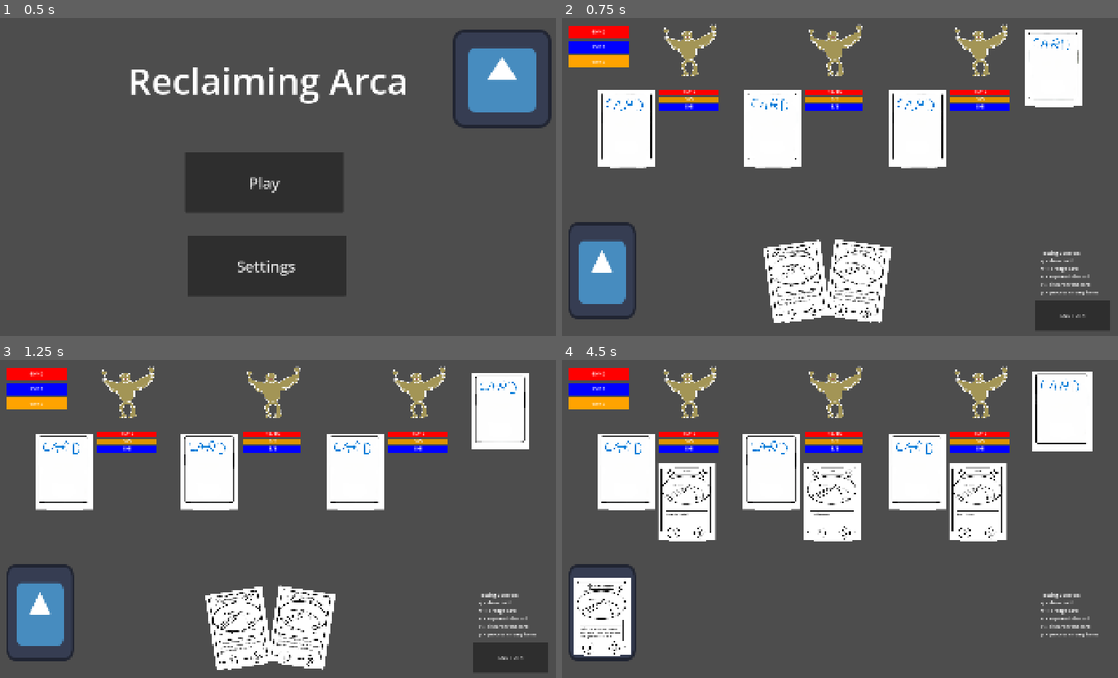
Above: before the commit, frames 1-4 (two rows, left to right).
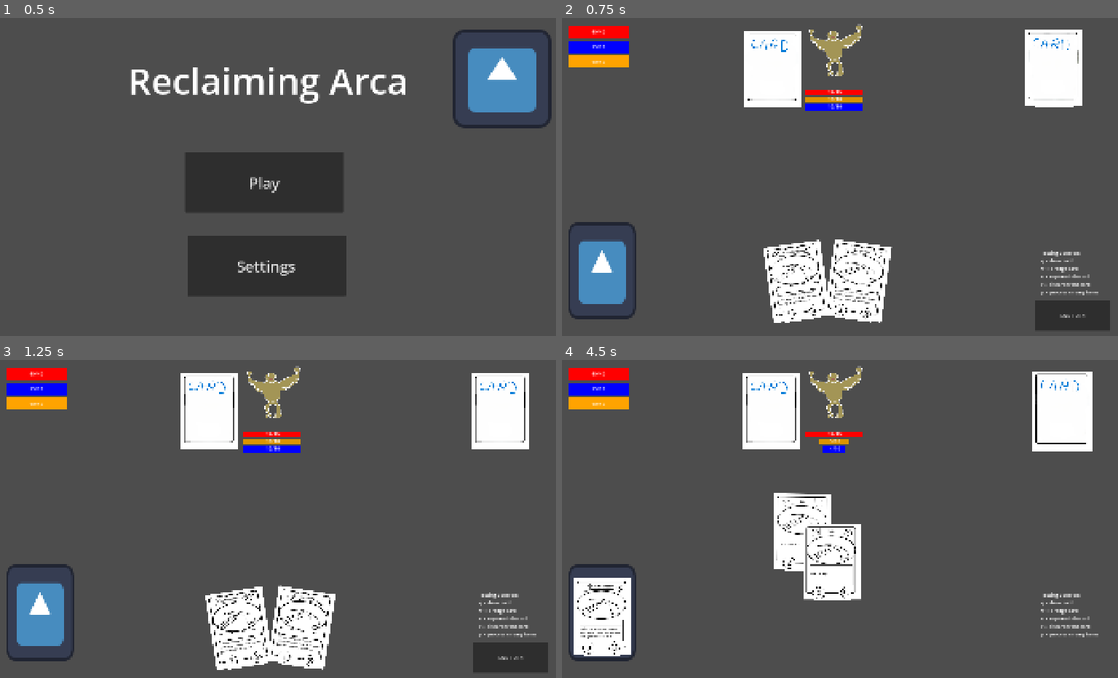
Above: after the commit, the same moments.

Repository: idealmonke/2.5d-test
Game: Godot game, scene res://game_data/scenes/Main_Menu.tscn
Same seed, same stepped clock (60 frames per second), same inputs: the game is played once before the commit and once after it. The engine's default icon, where the game draws it, is replaced by a stand-in: a white triangle on a blue panel in a dark square.
Inputs (mouse positions are in pixels of both pictures, inside the frame that each line leads up to):
- Up to frame 1 (0.5 s): no input
- Up to frame 2 (0.75 s): click "Play" at 0.5 s
- Up to frame 3 (1.25 s): no input
- Up to frame 4 (4.5 s): click "END TURN" at 1.25 s; tap Enter at 2 s; drag from (600, 611) to (1062, 410) at 2.02 s; drag from (1062, 410) to (600, 611) at 2.77 s; move the mouse to (1062, 407) at 3.52 s; hold W 3.53-4.25 s; tap R at 3.6 s; click (1062, 407) at 3.67 s; tap Space at 4.25 s; drag from (1062, 410) to (600, 617) at 4.27 s

Frame 1 is identical in both runs. In frame 2, 11% of the frame differs, in the area x 6-81%, y 1-48%; in frame 3, 11%; in frame 4, 21%, in the area x 6-81%, y 1-76%.

Commit message:
enemies / enemy card full turn cycle completed

Diff:
--- a/game_data/battle_config.tres
+++ b/game_data/battle_config.tres
@@ -1,10 +1,10 @@
-[gd_resource type="Resource" script_class="battle_config" format=3 uid="uid://ho0yaixa65ro"]
+[gd_resource type="Resource" script_class="battle_config" format=3 uid="uid://c0batx62tj38s"]
 
 [ext_resource type="Resource" uid="uid://bfow5mjt2qwkc" path="res://game_data/player_data/party_data/Starter1.tres" id="1_d2gtx"]
 [ext_resource type="Script" uid="uid://dpmb6l2ednj1l" path="res://game_data/battle_config.gd" id="2_krdy4"]
 
 [resource]
 script = ExtResource("2_krdy4")
-enemyIDs = Array[int]([1, 1, 1])
+enemyIDs = Array[int]([-1, 1, -1])
 party = ExtResource("1_d2gtx")
 metadata/_custom_type_script = "uid://dpmb6l2ednj1l"
--- a/game_data/enemies/card_data/knaw.tres
+++ b/game_data/enemies/card_data/knaw.tres
@@ -7,7 +7,7 @@
 script = ExtResource("1_tm1w8")
 mana_cost = 1
 stamina_cost = 3
-ability_desc = "knaws the head off"
+ability_desc = "Deal 5 Damage"
 card_name = "knaw"
 card_art = ExtResource("1_isu5f")
 card_id = 2
--- a/game_data/enemies/enemy.gd
+++ b/game_data/enemies/enemy.gd
@@ -108,6 +108,7 @@
 	_update_stat_bars()
 
 func _upkeep_regen_mana() -> void:
+	print(str(current_mana) +" "+str(mana_regen))
 	current_mana += mana_regen
 	if current_mana > max_mana:
 		current_mana = max_mana
@@ -167,6 +168,8 @@
 	max_stamina = data.max_stamina
 	max_mana = data.max_mana
 
+	mana_regen = data.mana_regen
+
 	current_health = max_health
 	current_mana = max_mana
 	current_stamina = max_stamina
@@ -207,14 +210,12 @@
 
 	print("processing turn for enemy # "+str(idx))
 
-	hand.draw_hand(1)
-	#hand.play_hand()
-
-	#await get_tree().create_timer(1.0).timeout
-
-	# End of Turn
-	#hand.replenish_hand()
-	await get_tree().create_timer(1.0).timeout
+	hand.draw_hand(3)
+
+	await hand.play_hand()
+
+	hand.replenish_hand()
+
 
 func is_full_health() -> bool:
 	if max_health == current_health:
--- a/game_data/enemies/enemy_card.gd
+++ b/game_data/enemies/enemy_card.gd
@@ -29,7 +29,9 @@
 @export var slow_lerp: int = 20
 @export var rotate_lerp: int = 12
 var location_offset: Vector2
-var playing_target: Vector2 = (screen_size/2) + Vector2(0,300)
+var playing_target: Vector2
+
+var rotation_offset
 
 # tyler's bleh variables
 var screen_size: Vector2
@@ -57,21 +59,33 @@
 func _process(delta: float) -> void:
 	match interactable_state:
 		COMMON_ENUMS.ENEMY_CARD_STATE.PLAYING:
+			z_index = 15
+
 			if global_position.distance_to(playing_target) > 1:
 				global_position = global_position.lerp(playing_target, slow_lerp * delta)
 			else:
 				global_position = playing_target
+
+			rotation = 0
 		COMMON_ENUMS.ENEMY_CARD_STATE.HAND:
+			z_index = 10
+
 			var target = hand_location + location_offset
 			if global_position.distance_to(target) > 1:
 				global_position = global_position.lerp(target, slow_lerp * delta)
 			else:
 				global_position = target
+
+			rotation = lerp_angle(rotation, rotation_offset, rotate_lerp * delta)
 		COMMON_ENUMS.ENEMY_CARD_STATE.LIBRARY:
+			z_index = 0
+
 			if global_position.distance_to(library_location) > 1:
 				global_position = global_position.lerp(library_location, slow_lerp * delta)
 			else:
 				global_position = library_location
+
+			rotation = 0
 
 func _late_setup() -> void:
 	#intialize controller and data
@@ -83,6 +97,7 @@
 	card_mana_cost_label.hide()
 	card_stamina_cost_label.hide()
 	card_ability_label.hide()
+
 
 func set_front() -> void:
 	card_main_frame.texture = load("res://game_data/skill_cards/card_art/Blank_Card.png")
@@ -111,8 +126,9 @@
 	stamina_cost = resource_data.stamina_cost
 
 	#temp as well ig
-	library_location = BattleController.data.enemy_locations[idx]+Vector2(-200,200)
-	hand_location = BattleController.data.enemy_locations[idx]+Vector2(0,300)
+	library_location = BattleController.data.enemy_locations[idx]+Vector2(-200,0)
+	hand_location = BattleController.data.enemy_locations[idx]+Vector2(-100,400)
+	playing_target  =  BattleController.data.enemy_locations[idx]+Vector2(0,500)
 
 	_update_text()
 	set_back()
--- a/game_data/enemies/enemy_data/harpy.tres
+++ b/game_data/enemies/enemy_data/harpy.tres
@@ -8,8 +8,8 @@
 enemy_id = 1
 enemy_name = "harpy"
 max_health = 15
-max_stamina = 5
-max_mana = 5
-mana_regen = 1
-card_ids = Array[int]([1, 2])
+max_stamina = 10
+max_mana = 10
+mana_regen = 5
+card_ids = Array[int]([1, 1, 1, 2])
 art = ExtResource("1_ihtkf")
--- a/game_data/enemies/enemy_hand.gd
+++ b/game_data/enemies/enemy_hand.gd
@@ -6,8 +6,9 @@
 var library: enemy_library
 
 @export var card_width: int = 200
-@export var max_hand_width: int = 550
+@export var max_hand_width: int = 350
 @export var arc_height: int = 50
+@export var max_tilt_degrees: int = 15
 
 func _ready() -> void:
 	pass
@@ -40,20 +41,66 @@
 
 func replenish_card(card: enemy_card) -> void:
 	card.set_back()
+	card.interactable_state = COMMON_ENUMS.ENEMY_CARD_STATE.LIBRARY
 	library.replenish_card(card)
-	hand.pop_at(hand.find(card))
+	#hand.pop_at(hand.find(card))
 
 func play_card() -> enemy_card:
-	var valid_cards: Array[enemy_card] = hand.filter(func(card: enemy_card): return card.stamina_cost <= enemy_self.get_stamina())
+	var valid_cards: Array[enemy_card] = hand.filter(func(card: enemy_card): return card.stamina_cost <= enemy_self.get_stamina() && card.mana_cost <= enemy_self.get_mana())
 	if valid_cards.is_empty():
 		return null
-	var card: enemy_card = valid_cards.pick_random()
+	var card_to_play: enemy_card = valid_cards.pick_random()
+
+	#hand.erase(card_to_play)
+	hand.erase(card_to_play)
+
+	enemy_self.expend_mana(card_to_play.mana_cost)
+	enemy_self.expend_stamina(card_to_play.stamina_cost)
+
+	card_to_play.interactable_state = COMMON_ENUMS.ENEMY_CARD_STATE.PLAYING;
+	_set_hand_offset()
+
 	#TODO: activate card
-	return card
+	return card_to_play
 
 func play_hand() -> void:
-	while play_card() != null:
-		await get_tree().create_timer(1.0).timeout
+	var done = false
+
+	while not done:
+		await BattleController.get_tree().create_timer(1.0).timeout
+		var card = play_card()
+		if(!card):
+			done = true
+			return
+
+		await BattleController.get_tree().create_timer(1.0).timeout
+		replenish_card(card)
+
+#
+#func _set_hand_offset() -> void:
+	#var count = hand.size()
+	#
+	#if count == 0:
+		#return
+	#if count == 1:
+		#hand[0].location_offset = Vector2.ZERO
+		##hand[0].rotation_offset = 0.0
+		#return
+		#
+	#var ideal_total_width = (count - 1) * card_width # Distance apart if no overlap
+	#var spacing = card_width # Gap between card centers
+	#if ideal_total_width > max_hand_width:
+		#spacing = max_hand_width / (count - 1)
+#
+	#var total_width = spacing * (count - 1) # Actual width used
+	#var start_x = -total_width / 2.0 # Leftmost card x
+#
+	#for index in range(count):
+		#var x = start_x + spacing * index
+#
+		#hand[index].location_offset = Vector2(x, 0)
+		#hand[index].z_index = index
+		##hand[index].old_z_index = index
 
 func _set_hand_offset() -> void:
 	var count = hand.size()
@@ -62,7 +109,7 @@
 		return
 	if count == 1:
 		hand[0].location_offset = Vector2.ZERO
-		#hand[0].rotation_offset = 0.0
+		hand[0].rotation_offset = 0.0
 		return
 
 	var ideal_total_width = (count - 1) * card_width # Distance apart if no overlap
@@ -74,8 +121,14 @@
 	var start_x = -total_width / 2.0 # Leftmost card x
 
 	for index in range(count):
+		var t = index / float(count - 1)  # Position as a fraction, 0 -> 1
+		var centered_t = t - 0.5          # Normalized t, -0.5 to 0.5
+
 		var x = start_x + spacing * index
+		var y = arc_height * (centered_t * centered_t) * 3.0 - arc_height
+		var tilt = deg_to_rad(max_tilt_degrees * centered_t * 1.2)
 
-		hand[index].location_offset = Vector2(x, 0)
+		hand[index].location_offset = Vector2(x, y)
+		hand[index].rotation_offset = tilt
 		hand[index].z_index = index
 		#hand[index].old_z_index = index
--- a/game_data/scripts/battle_controller.gd
+++ b/game_data/scripts/battle_controller.gd
@@ -183,8 +183,8 @@
 
 	await get_tree().create_timer(1.0).timeout
 
-	for enem in data.enemies:
-		enem.hand.replenish_hand()
+	#for enem in data.enemies:
+	#	enem.hand.replenish_hand()
 
 	return COMMON_ENUMS.BATTLE_STATE.PLAYER_UPKEEP
 
